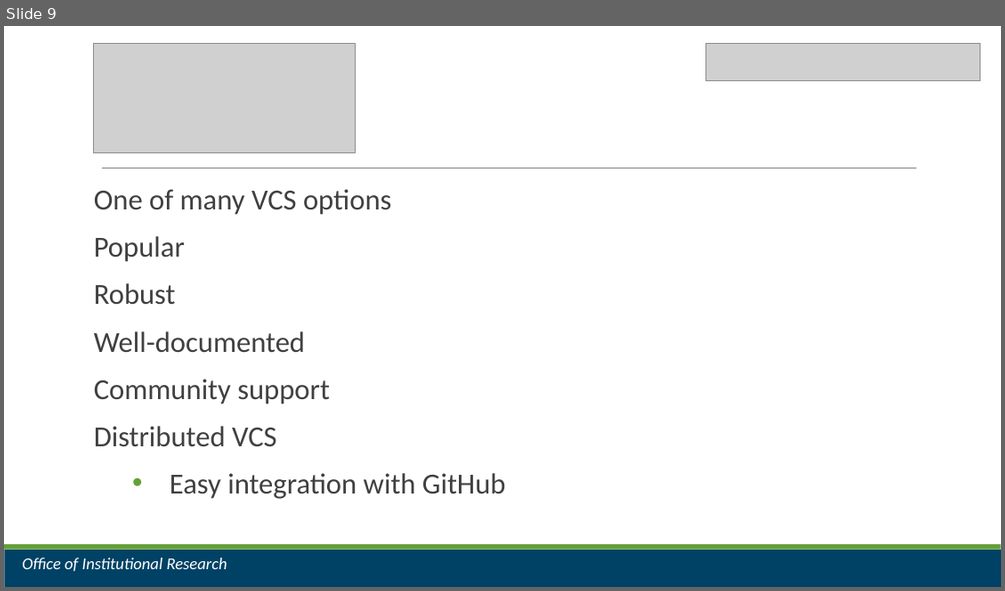
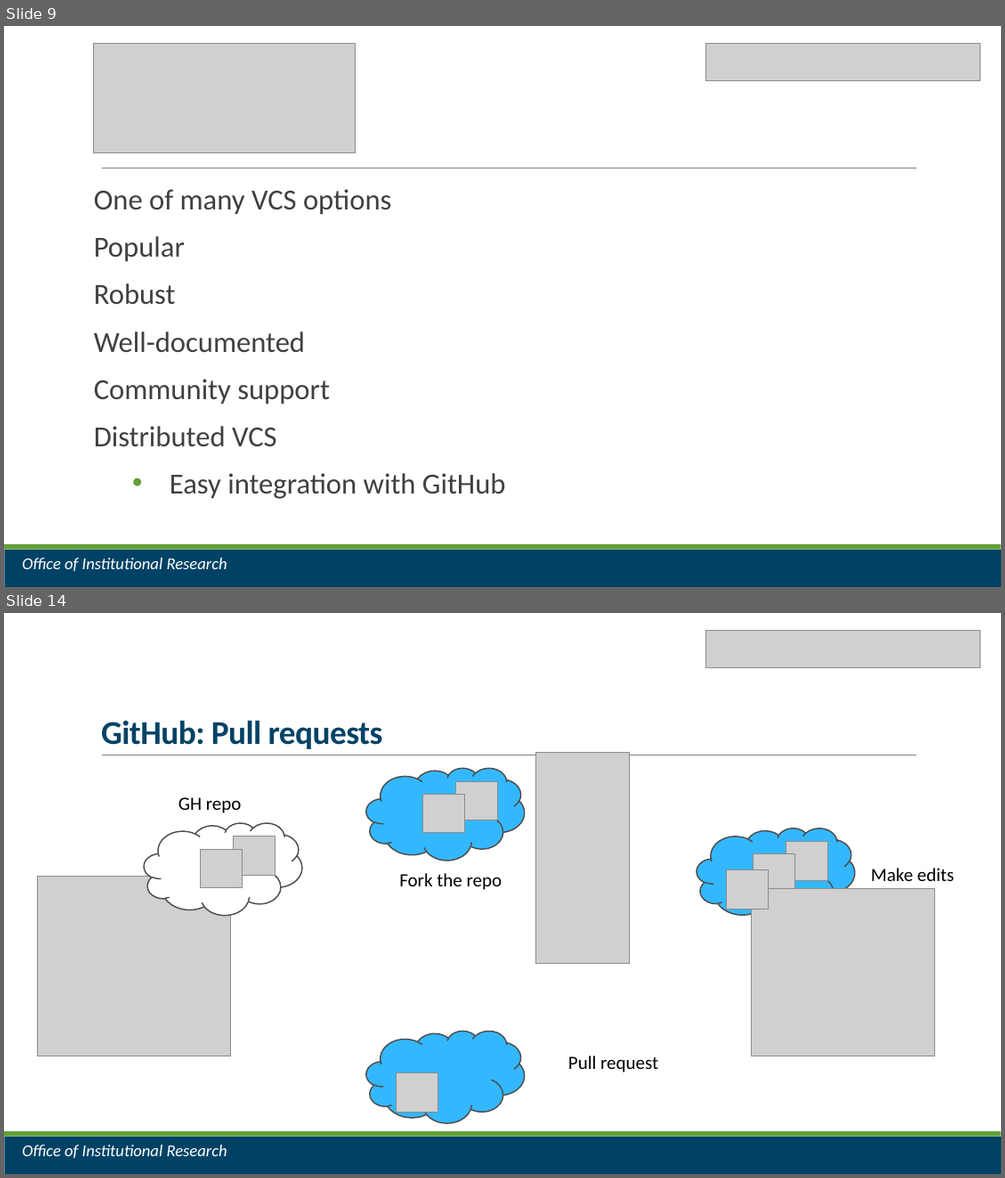
Before and after one commit to jrf1111/Do-You-Git-It-Now, a slide deck: Do You Git It Now.pptx. Shown one above the other, each under a label of ours: slide 9 before the commit, slides 9 and 14 after it; the slides between them are not shown. The pictures are 1005x591 and 1005x1178 pixels, drawn with LibreOffice and Linux fonts; fonts in the diff are those of the drawing; grey boxes stand for pictures. Boxes give left, top, right and bottom in pixels: in the first picture for what was removed or moved away, otherwise in the second. Text is boxed around its words. In the diff, an @@ line names an element or a change of style, - is before the commit and + after.

```diff
--- a/Do You Git It Now.pptx
+++ b/Do You Git It Now.pptx
@@ slide 14 added at (4,613,1001,1174), background #FFFFFF; not listed: 3 template elements that a slide beside it also shows @@
@@ picture added at (706,631,980,667) @@
@@ title added at (101,720,383,749), 32 pt, text #004265, bold @@
+GitHub: Pull requests
@@ cloud added at (367,768,525,860), fill #32B8FF, outline #4D4D4D 1.25 pt @@
@@ picture added at (536,752,630,964) @@
@@ text added at (178,797,242,813), 18 pt, text #000000 @@
+GH repo
@@ picture added at (423,794,465,833) @@
@@ picture added at (455,781,498,820) @@
@@ cloud added at (144,823,301,915), fill #FFFFFF, outline #4D4D4D 1.25 pt @@
@@ picture added at (201,850,243,888) @@
@@ picture added at (233,836,275,876) @@
@@ cloud added at (696,827,854,919), fill #32B8FF, outline #4D4D4D 1.25 pt @@
@@ picture added at (786,841,828,880) @@
@@ picture added at (38,876,231,1056) @@
@@ text added at (399,873,502,890), 18 pt, text #000000 @@
+Fork the repo
@@ picture added at (727,870,769,909) @@
@@ picture added at (753,854,795,892) @@
@@ text added at (871,868,954,881), 18 pt, text #000000 @@
+Make edits
@@ picture added at (752,889,935,1056) @@
@@ cloud added at (367,1030,525,1122), fill #32B8FF, outline #4D4D4D 1.25 pt @@
@@ text added at (568,1055,658,1072), 18 pt, text #000000 @@
+Pull request
@@ picture added at (396,1073,437,1111) @@
@@ text added at (22,1144,227,1158), 16 pt, text #FFFFFF, italic @@
+Office of Institutional Research
```
Also in this commit, not shown: 6 slides changed, 1 slide removed.
